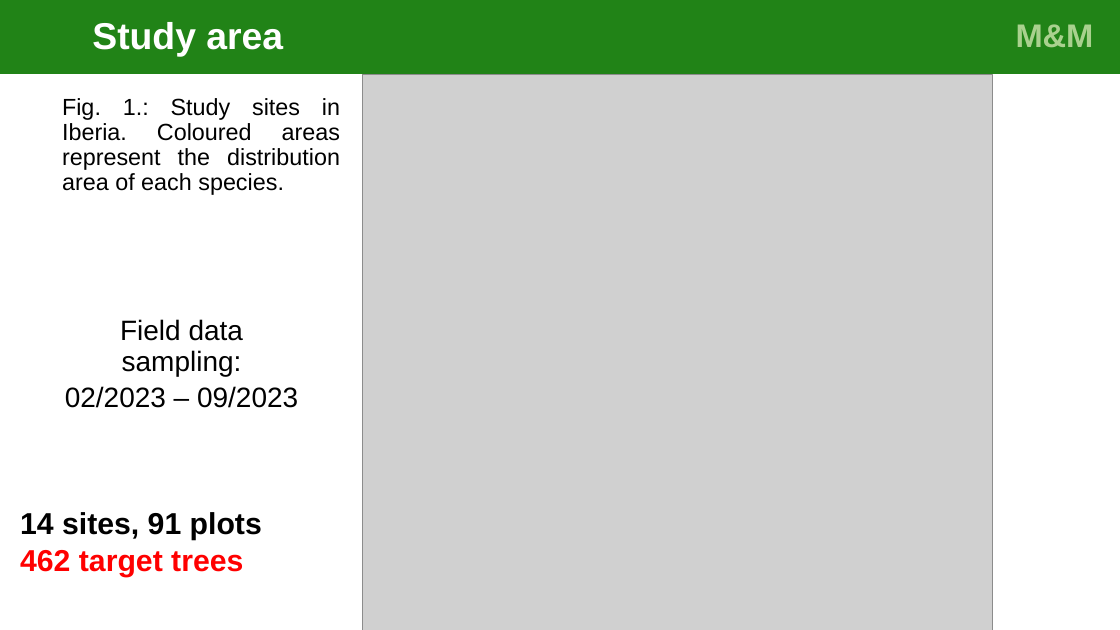
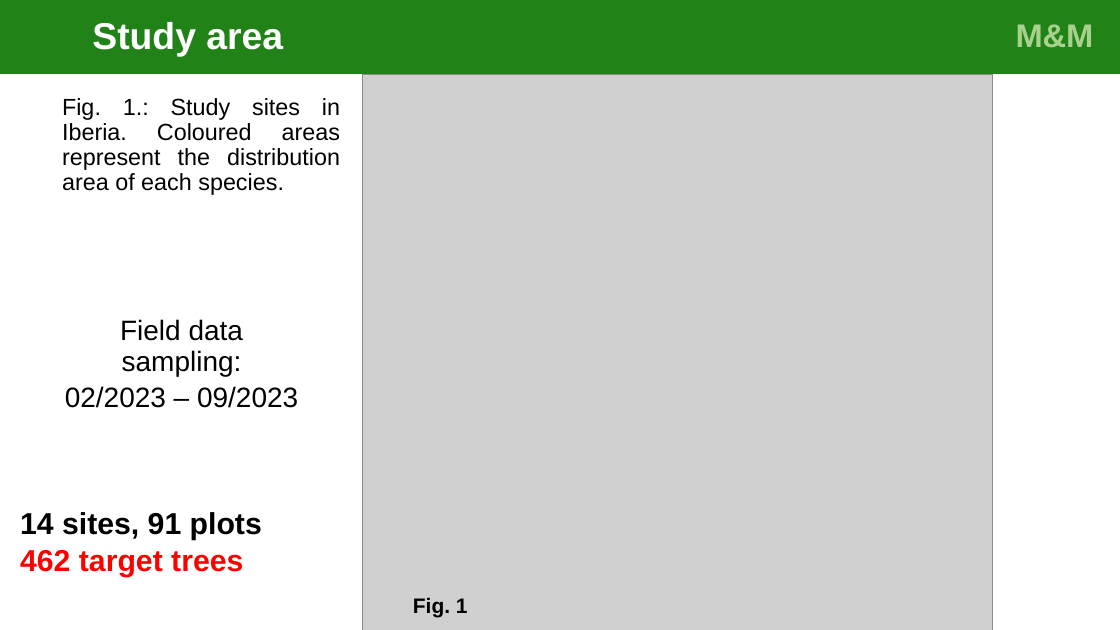
Before and after one commit to cris-fernandez/Tesis_Individuo, a slide deck: slide 4 of 06_ppts/exploratory_analysis_figures_v4.pptx. Drawn at 1120x630 pixels with LibreOffice and Linux fonts; fonts in the diff are those of the drawing; grey boxes stand for pictures. Boxes give left, top, right and bottom in pixels: in the first picture for what was removed or moved away, otherwise in the second. Text is boxed around its words. In the diff, an @@ line names an element or a change of style, - is before the commit and + after.

```diff
--- a/06_ppts/exploratory_analysis_figures_v4.pptx
+++ b/06_ppts/exploratory_analysis_figures_v4.pptx
@@ text added at [413,597,468,617], 18 pt, text #000000, bold @@
+  Fig. 1
```
Also in this commit, not shown: 3 slides added, 4 other files.
